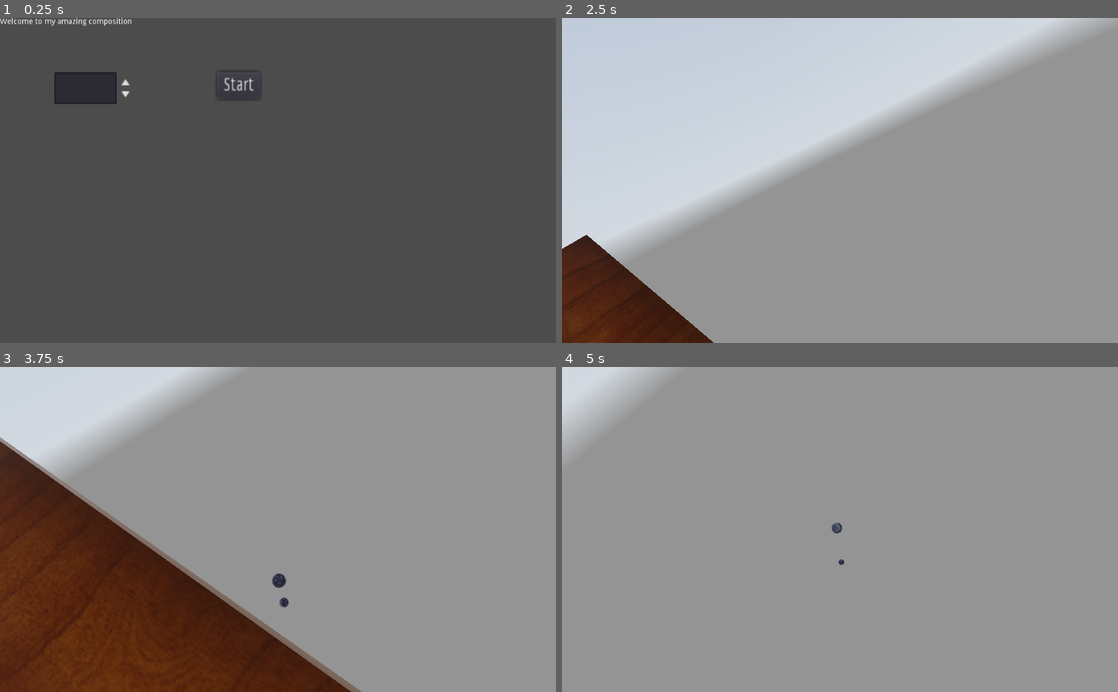
Above: before the commit, frames 1-4 (two rows, left to right).
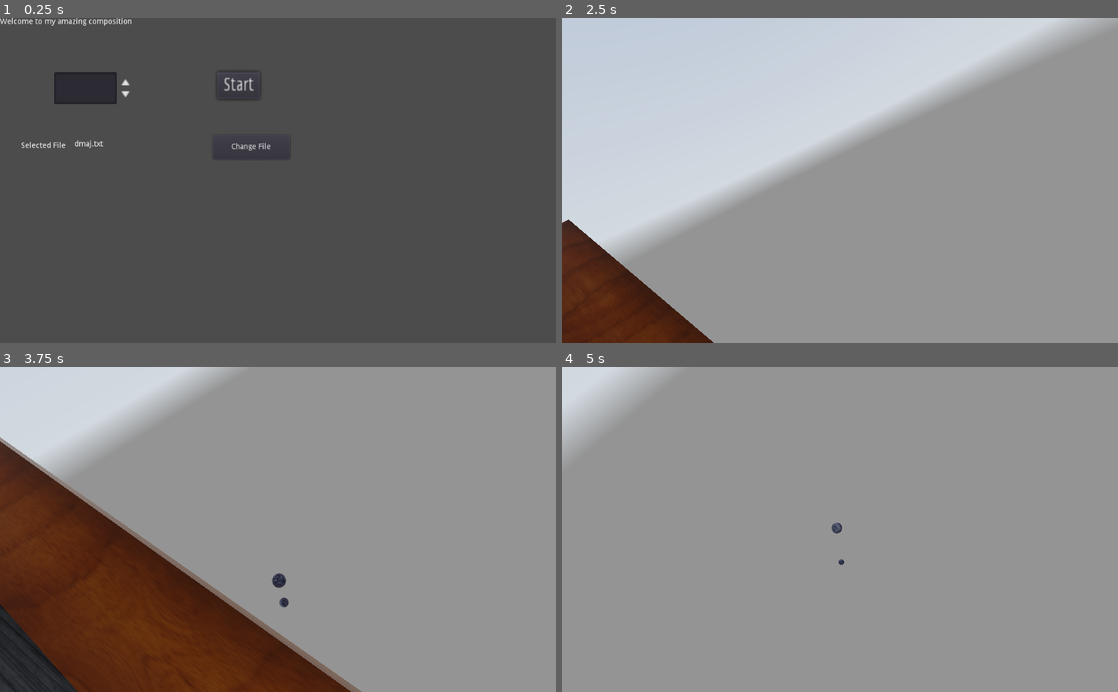
Above: after the commit, the same moments.

Repository: dmgarland/xylophone
Game: Godot game, scene res://MainMenu.tscn
Two runs of this game, one before a commit and one after it. Both use one fixed random seed, a clock stepped at 60 frames per second and the inputs below. A sky picture missing from this copy of the repository is replaced by a grey-blue gradient.
Inputs (mouse positions are in pixels of both pictures, inside the frame that each line leads up to):
- Up to frame 1 (0.25 s): no input
- Up to frame 2 (2.5 s): click (812, 148) at 0.5 s, where only the run after the commit has a clickable "Change File"; click "Start" at 1.25 s
- Up to frame 3 (3.75 s): no input
- Up to frame 4 (5 s): no input

The runs differ from the first frame. In frame 1, 0.2% of the frame differs, in the area x 3-49%, y 37-41%; in frame 2, 0.3%; in frame 3, 2.6%, in the area x 0-58%, y 38-100%; in frame 4, nothing differs.

Commit message:
plays scales instead of random notes

Diff:
--- a/Main.gd
+++ b/Main.gd
@@ -2,6 +2,8 @@
 export (PackedScene) var Note
 export (PackedScene) var Ball
 export (String, FILE) var menu_scene
+
+const Sequencer = preload("sequencer.gd")
 
 var r = RandomNumberGenerator.new()
 var notes_played = 0;
@@ -9,10 +11,13 @@
 var spheres = []
 var z = 0.0
 var reaper: Timer
+var sequence: Sequencer
 
 func _ready():
 	r.randomize()
-	for _i in range(4):
+
+	sequence = Sequencer.new(Global.score_path)
+	for i in range(4):
 		add_note()
 
 	$start_slope/shear.height = Global.polyphony
@@ -35,16 +40,18 @@
 	add_child(reaper)
 
 func add_note():
-	var note = Note.instance()
-	note.steps = r.randi_range(-12, 12)
-	note.beats = r.randi_range(2, 12)
-	var y: float = (notes_played * 1.4)
+	sequence._iter_next(null)
+	if sequence.current:
+		var note = Note.instance()
+		note.steps = sequence.current.steps
+		note.beats = sequence.current.duration
+		var y: float = (notes_played * 1.4)
 
-	note.connect("note_started", self, "add_note")
-	note.resize_and_translate(y, z)
-	$notes.add_child(note)
-	z+=note.width()
-	notes_played += 1
+		note.connect("note_started", self, "add_note")
+		note.resize_and_translate(y, z)
+		$notes.add_child(note)
+		z+=note.width()
+		notes_played += 1
 
 func get_sphere_bounds():
 	var bounds = spheres[0].get_child(0).get_child(0).get_transformed_aabb()
--- a/MainMenu.gd
+++ b/MainMenu.gd
@@ -2,9 +2,22 @@
 
 export (String, FILE) var main_scene
 
-# Called when the node enters the scene tree for the first time.
 func _ready():
 	$Button.connect("pressed", self, "start")
+	$ChangeFile.connect("pressed", self, "_toggle_file_picker")
+	$FilePicker.connect("file_selected", self, "_update_file")
+
+	_update_file($FilePicker.current_path)
+	for note in Sequencer.new($FilePicker.current_path):
+		if note:
+			print(note.steps)
+
+func _toggle_file_picker():
+	$FilePicker.visible = !$FilePicker.visible
+
+func _update_file(path):
+	$SelectedFile.text = $FilePicker.current_file
+	Global.score_path = path
 
 func start():
 	Global.polyphony = $Polyphony.value
--- a/MainMenu.tscn
+++ b/MainMenu.tscn
@@ -40,3 +40,39 @@
 margin_bottom = 120.0
 rect_scale = Vector2( 1.92104, 2.46793 )
 text = "Start"
+
+[node name="FilePicker" type="FileDialog" parent="."]
+margin_left = 38.0
+margin_top = 218.0
+margin_right = 368.0
+margin_bottom = 568.0
+window_title = "Open a File"
+mode = 0
+filters = PoolStringArray( "*.txt" )
+show_hidden_files = true
+current_dir = "res://scores"
+current_file = "dmaj.txt"
+current_path = "res://scores/dmaj.txt"
+
+[node name="SelectedFile" type="Label" parent="."]
+margin_left = 137.152
+margin_top = 226.346
+margin_right = 374.152
+margin_bottom = 271.346
+text = "example.csv
+"
+
+[node name="ChangeFile" type="Button" parent="."]
+margin_left = 392.0
+margin_top = 216.0
+margin_right = 534.0
+margin_bottom = 261.0
+text = "Change File"
+
+[node name="SelectedFilePrefix" type="Label" parent="."]
+margin_left = 39.2001
+margin_top = 228.844
+margin_right = 121.2
+margin_bottom = 259.844
+text = "Selected File
+"
--- a/global.gd
+++ b/global.gd
@@ -2,6 +2,7 @@
 
 # Declare member variables here. Examples:
 var polyphony = 2;
+var score_path: String
 
 func _ready():
 	pass
--- a/project.godot
+++ b/project.godot
@@ -8,9 +8,14 @@
 
 config_version=4
 
-_global_script_classes=[  ]
+_global_script_classes=[ {
+"base": "Reference",
+"class": "Sequencer",
+"language": "GDScript",
+"path": "res://sequencer.gd"
+} ]
 _global_script_class_icons={
-
+"Sequencer": ""
 }
 
 [application]
--- /dev/null
+++ b/sequencer.gd
@@ -0,0 +1,50 @@
+class_name Sequencer
+
+var score_csv: File
+var current
+var line_reg_exp: RegEx
+var line_count = 1
+
+func _init(score_path: String):
+	score_csv = File.new()
+	score_csv.open(score_path, File.READ)
+	line_reg_exp = RegEx.new()
+	line_reg_exp.compile("(?<note>[A-G]+#?)(?<octave>\\d),(?<duration>\\d+)")
+
+func _iter_init(_arg):
+	current = _parse_line()
+	return current != null
+
+func _iter_next(_arg):
+	current = _parse_line()
+	line_count += 1
+	return current != null
+
+func _iter_get(_arg):
+	return current
+
+func _parse_line() -> Note:
+	var line = score_csv.get_line()
+	if line:
+		var parsed = line_reg_exp.search(line)
+		if parsed:
+			return Note.new(
+				parsed.get_string("note"),
+				parsed.get_string("octave") as int,
+				parsed.get_string("duration") as int)
+		else:
+			print("Line %d is invalid: %s" % [line_count, line])
+			return null
+	else:
+		return null
+
+class Note:
+	# steps relative to A3
+	var steps
+	var duration
+
+	const STEPS = ['A','A#', 'B', 'C', 'C#', 'D', 'D#', 'E', 'F', 'F#', 'G', 'G#']
+
+	func _init(note: String, octave: int, duration: int):
+		self.steps = STEPS.find(note) + (octave - 3) * 12
+		self.duration = duration
Not shown, added: scores/cmaj.txt
Not shown, added: scores/dmaj.txt
